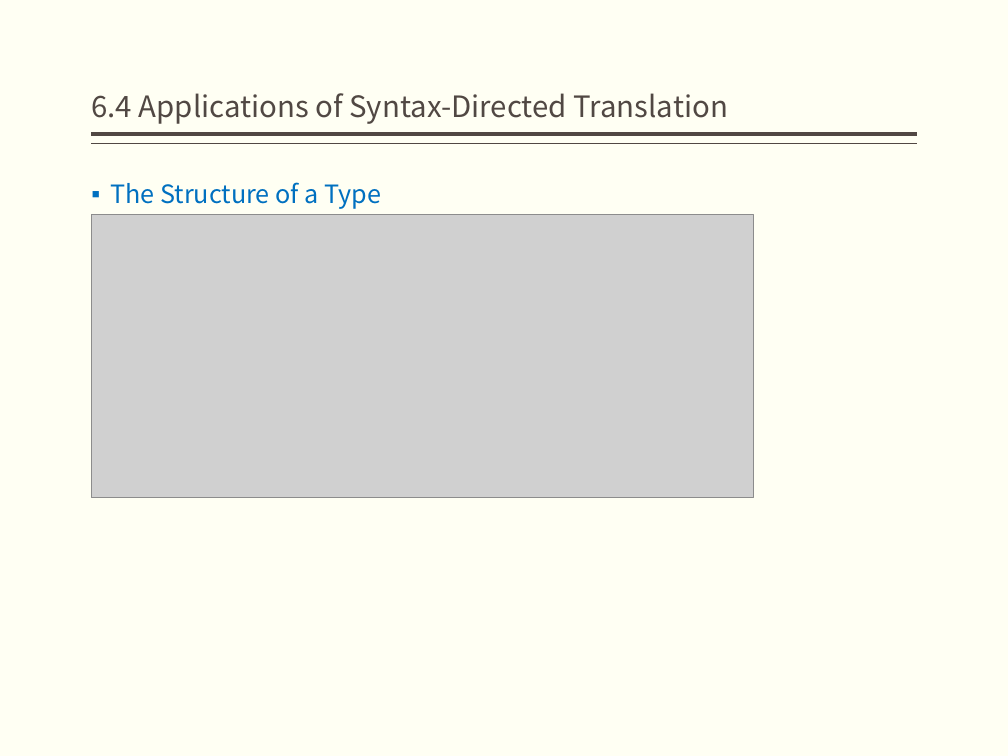
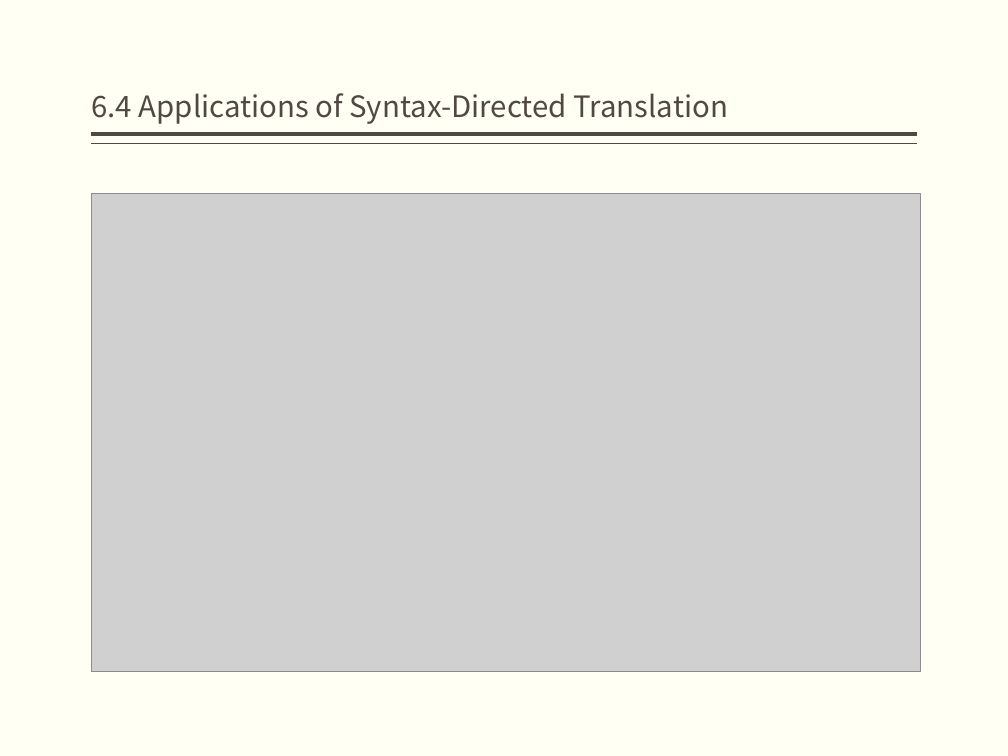
Before and after one commit to bonkboykz/jz81.github.io, a slide deck: slide 27 of course/compiler/LectureNotes/(Spring2017)Lecture6.pptx (slide 26 before the commit). Drawn at 1008x756 pixels with LibreOffice and Linux fonts; fonts in the diff are those of the drawing; grey boxes stand for pictures. Boxes give left, top, right and bottom in pixels: in the first picture for what was removed or moved away, otherwise in the second. Text is boxed around its words. In the diff, an @@ line names an element or a change of style, - is before the commit and + after.

```diff
--- a/course/compiler/LectureNotes/(Spring2017)Lecture6.pptx
+++ b/course/compiler/LectureNotes/(Spring2017)Lecture6.pptx
@@ picture added at box(92, 194, 921, 671) @@
@@ text removed at box(110, 182, 381, 209) @@
-▪ The Structure of a Type
@@ picture removed at box(92, 215, 754, 498) @@
```
Also in this commit, not shown: 1 other slide changed, 17 slides added.
